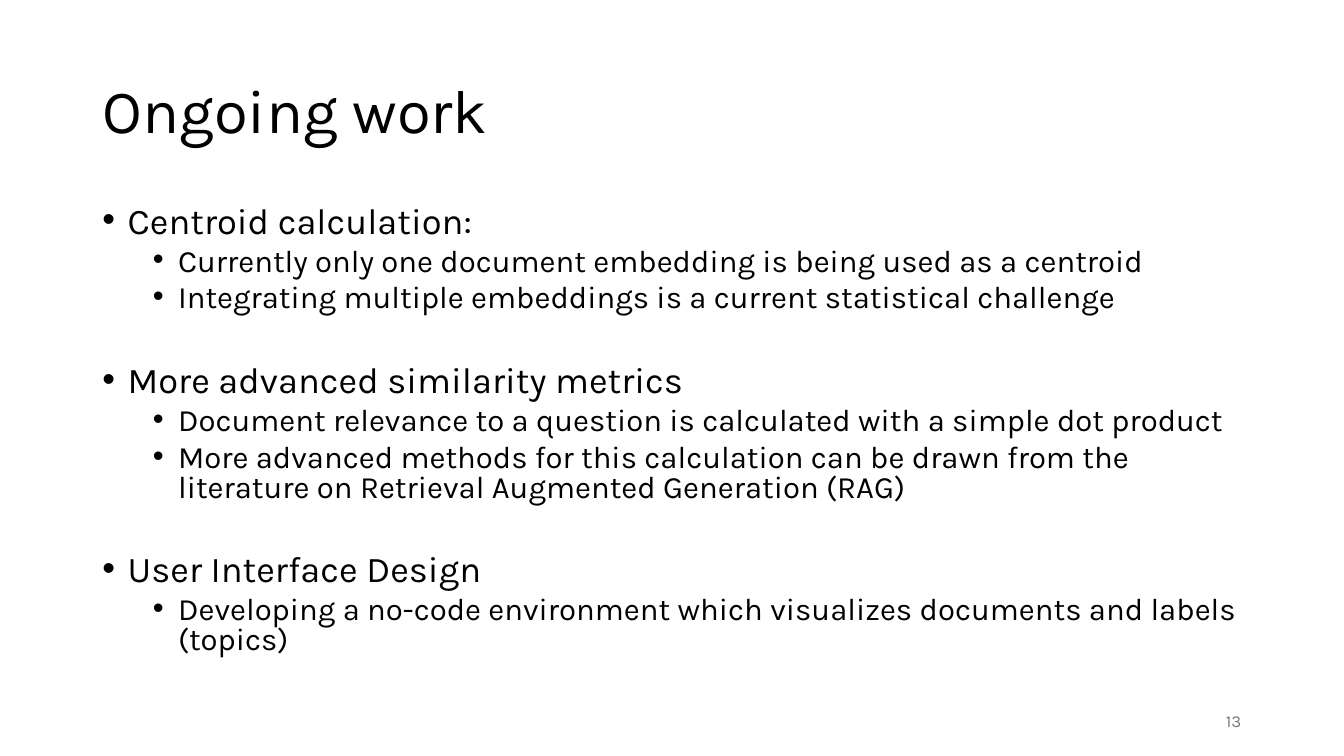
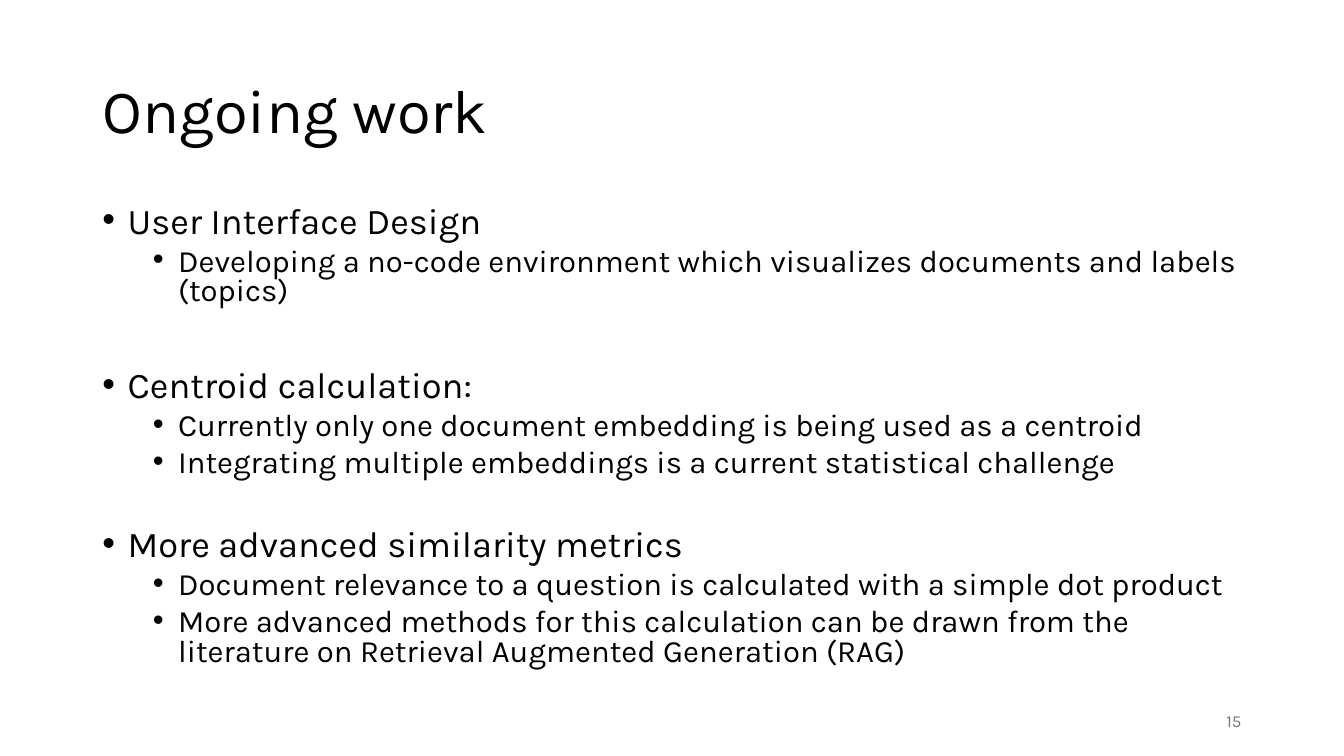
Before and after one commit to pnadelofficial/guided_topic_modeling, a slide deck: slide 15 of GuidedTopicModelBostonDH2024.pptx (slide 13 before the commit). Drawn at 1344x756 pixels with LibreOffice and Linux fonts; fonts in the diff are those of the drawing. Boxes give left, top, right and bottom in pixels: in the first picture for what was removed or moved away, otherwise in the second. Text is boxed around its words. In the diff, an @@ line names an element or a change of style, - is before the commit and + after.

```diff
--- a/GuidedTopicModelBostonDH2024.pptx
+++ b/GuidedTopicModelBostonDH2024.pptx
@@ text at <box>128,209,1236,309</box>: paragraphs added @@
+• User Interface Design
+  • Developing a no-code environment which visualizes documents and labels (topics)
@@ text at <box>128,557,1236,657</box>: paragraphs removed @@
-• User Interface Design
-  • Developing a no-code environment which visualizes documents and labels (topics)
@@ page number at <box>1226,716,1241,727</box>: text changed @@
-13
+15
```
Also in this commit, not shown: 2 other slides changed, 2 slides added.
